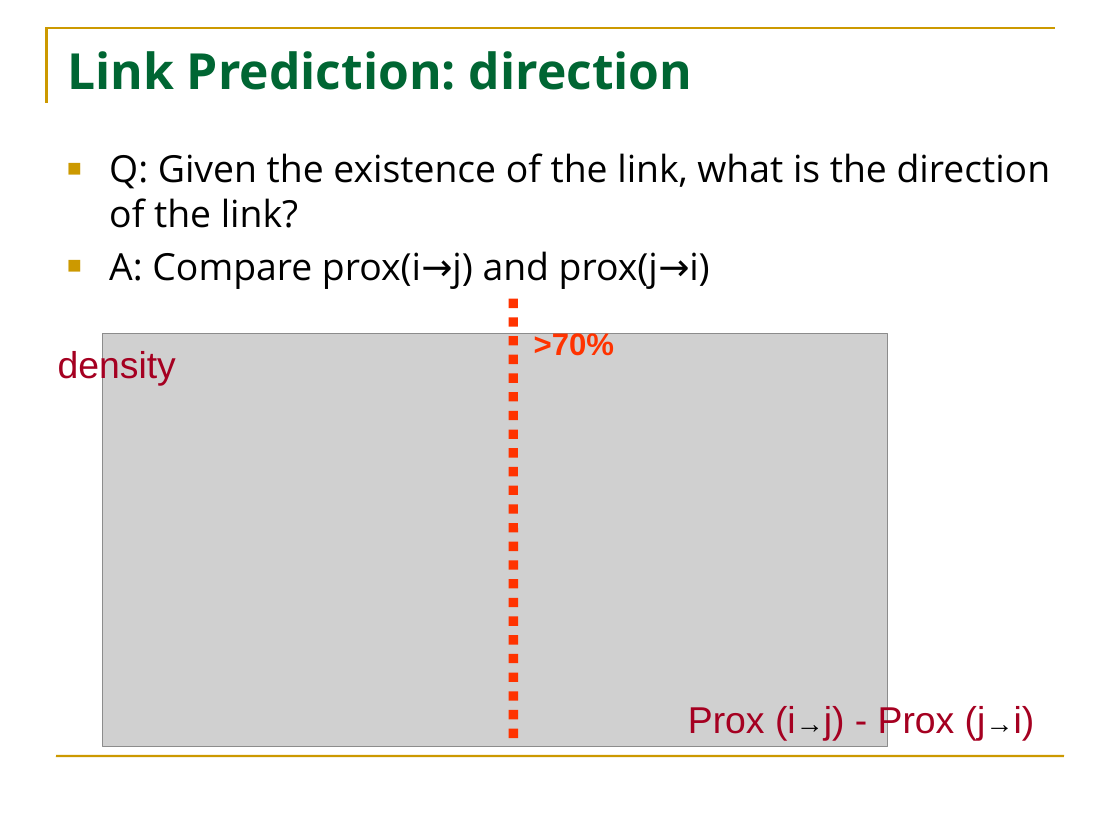
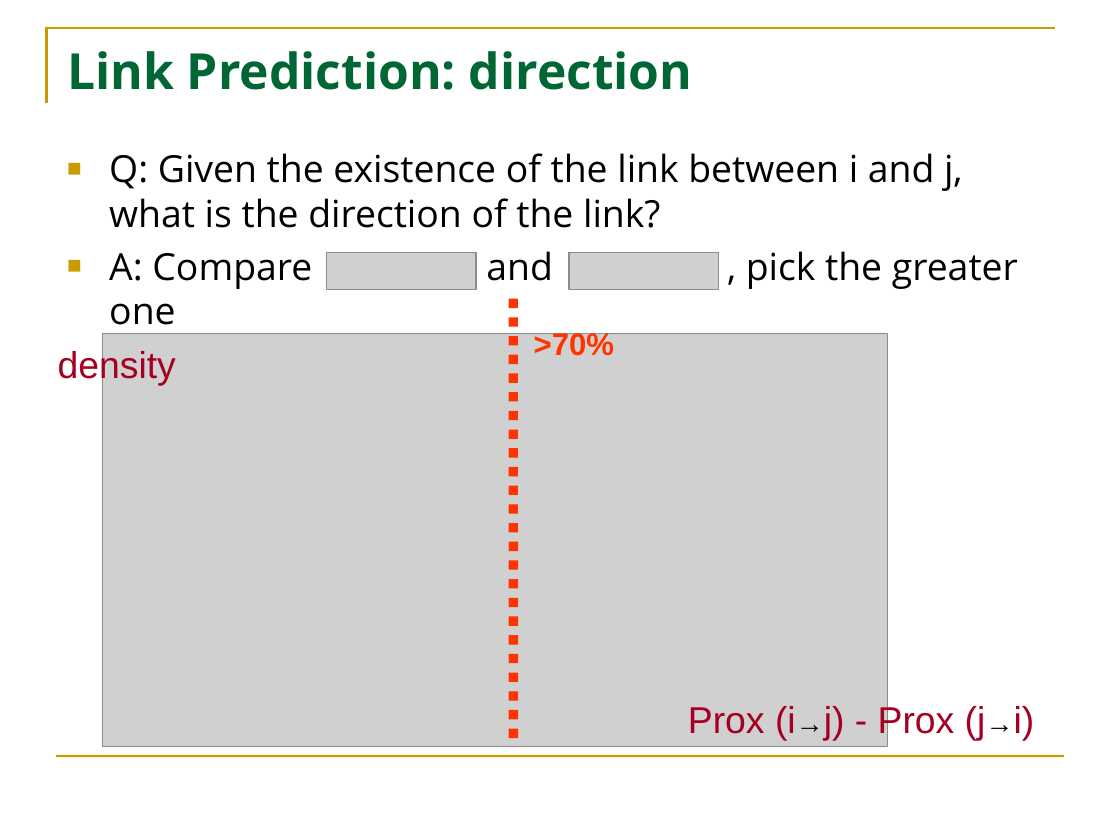
Before and after one commit to HuanSGT/rw-dir-prox, a slide deck: slide 20 of Random Walk based Proximity Measures in Directed Graphs.pptx. Drawn at 1120x840 pixels with LibreOffice and Linux fonts; fonts in the diff are those of the drawing; grey boxes stand for pictures. Boxes give left, top, right and bottom in pixels: in the first picture for what was removed or moved away, otherwise in the second. Text is boxed around its words. In the diff, an @@ line names an element or a change of style, - is before the commit and + after.

```diff
--- a/Random Walk based Proximity Measures in Directed Graphs.pptx
+++ b/Random Walk based Proximity Measures in Directed Graphs.pptx
@@ text at (109, 153, 1018, 335): text changed @@
-■ Q: Given the existence of the link, what is the direction of the link?
-■ A: Compare prox(i→j) and prox(j→i)
+■ Q: Given the existence of the link between i and j, what is the direction of the link?
+■ A: Compare and , pick the greater one
@@ picture added at (326, 252, 476, 289) @@
@@ picture added at (569, 252, 719, 289) @@
```
Also in this commit, not shown: 11 other slides changed, 2 slides added.
